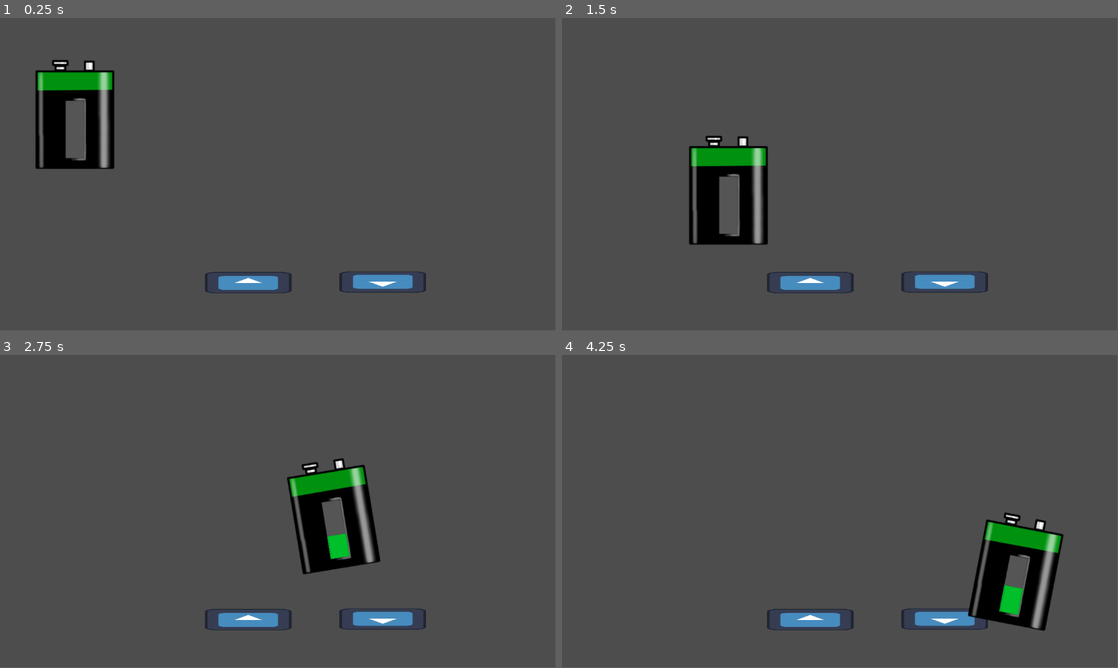
Above: before the commit, frames 1-4 (two rows, left to right).
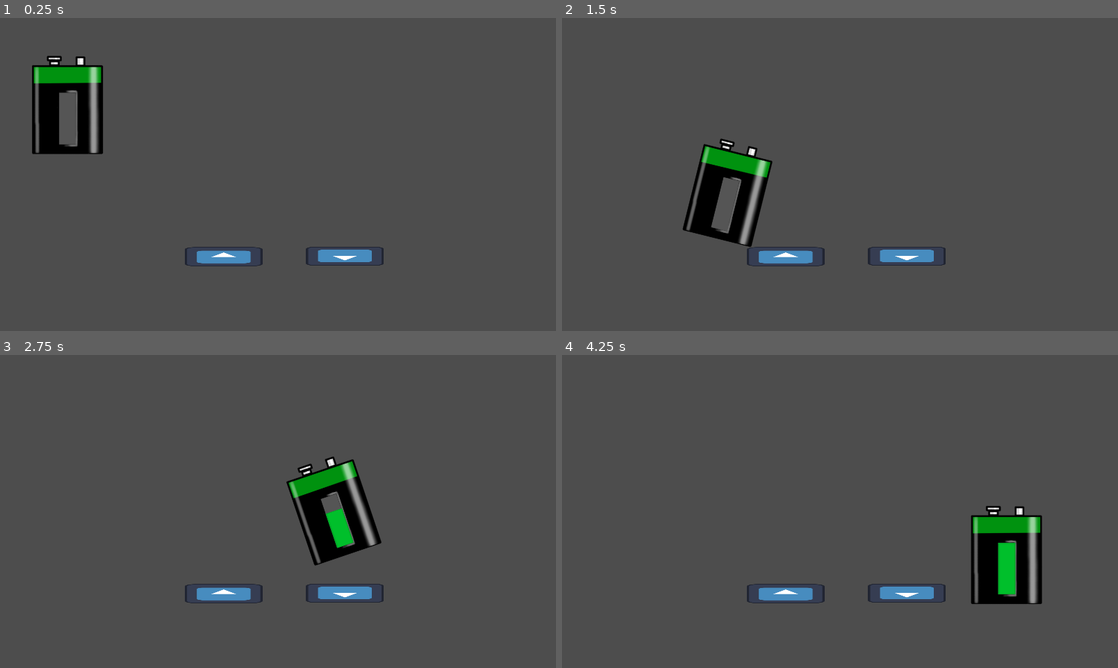
Above: after the commit, the same moments.

Repository: GiantBlargg/PotentialResearcher
Game: Godot game, scene res://TestScene.tscn
The game is run twice, just before and just after one commit, with the same random seed, the same clock (stepped at 60 frames per second) and the same inputs. The engine's default icon, where the game draws it, is replaced by a stand-in: a white triangle on a blue panel in a dark square.
Inputs (mouse positions are in pixels of both pictures, inside the frame that each line leads up to):
- Up to frame 1 (0.25 s): no input
- Up to frame 2 (1.5 s): move the mouse to (962, 158) at 0.52 s; click (962, 158) at 0.67 s; move the mouse to (728, 190) at 1.27 s; click (728, 190) at 1.42 s
- Up to frame 3 (2.75 s): move the mouse to (333, 442) at 2.02 s; click (333, 442) at 2.17 s
- Up to frame 4 (4.25 s): move the mouse to (812, 574) at 2.77 s; click (812, 574) at 2.92 s; move the mouse to (1006, 558) at 3.52 s; click (1006, 558) at 3.67 s
In our replay, the window is 799x449 before the commit and 800x450 after it. These sizes can differ from the game's own. Grey fills any space a smaller window leaves; there, only what the larger window draws over its background counts as a difference.

The runs differ from the first frame. In frame 1, 5.9% of the frame differs, in the area x 5-77%, y 12-88%; in frame 2, 4.9%; in frame 3, 5.0%; in frame 4, 6.5%, in the area x 33-91%, y 48-88%.

Commit message:
scalling adjustments

Diff:
--- a/TestScene.tscn
+++ b/TestScene.tscn
@@ -24,3 +24,6 @@
 
 [node name="Charger2" parent="." instance=ExtResource("3_dmcla")]
 position = Vector2(794, 555)
+
+[node name="Camera2D" type="Camera2D" parent="."]
+position = Vector2(640, 360)
--- a/project.godot
+++ b/project.godot
@@ -14,3 +14,10 @@
 run/main_scene="res://TestScene.tscn"
 config/features=PackedStringArray("4.0", "Forward Plus")
 config/icon="res://icon.svg"
+
+[display]
+
+window/size/viewport_width=1280
+window/size/viewport_height=720
+window/stretch/mode="canvas_items"
+window/stretch/aspect="expand"
Binary file changed: elements/Battery_Bar.png
